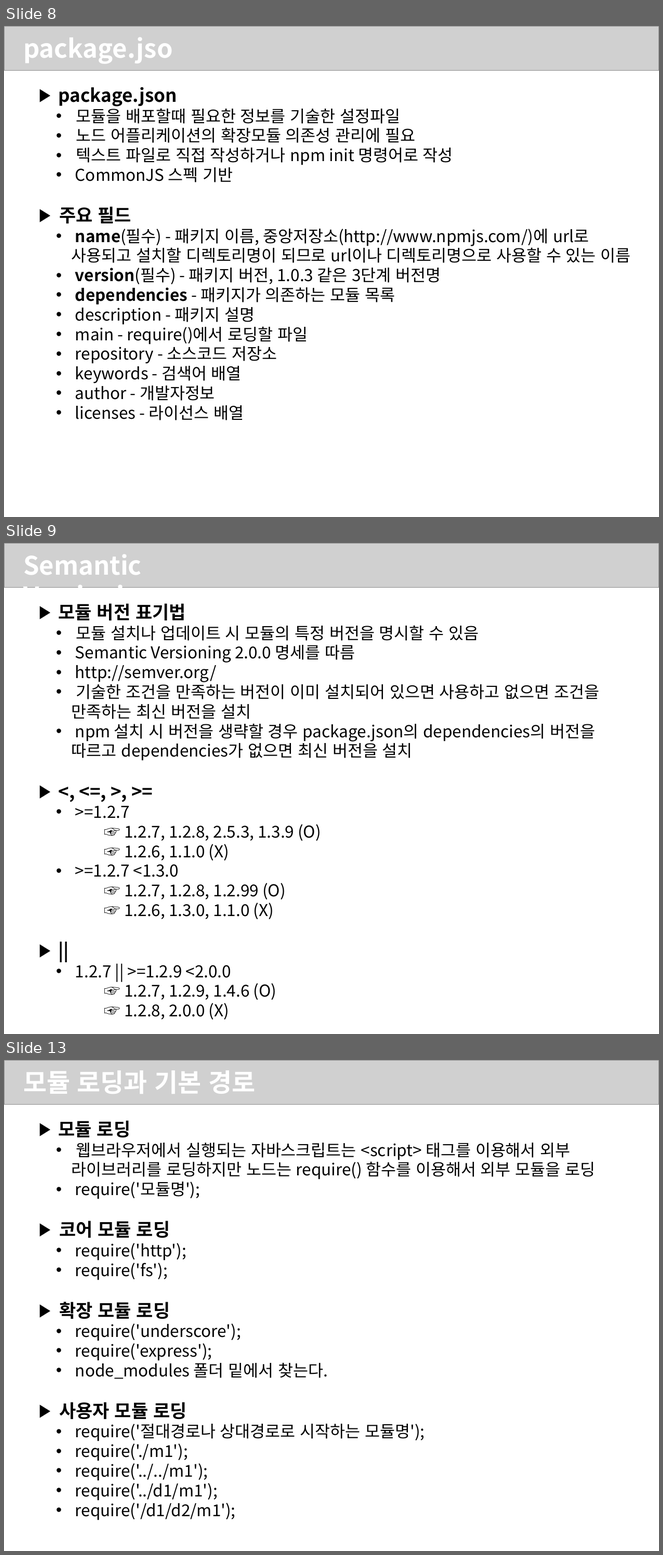
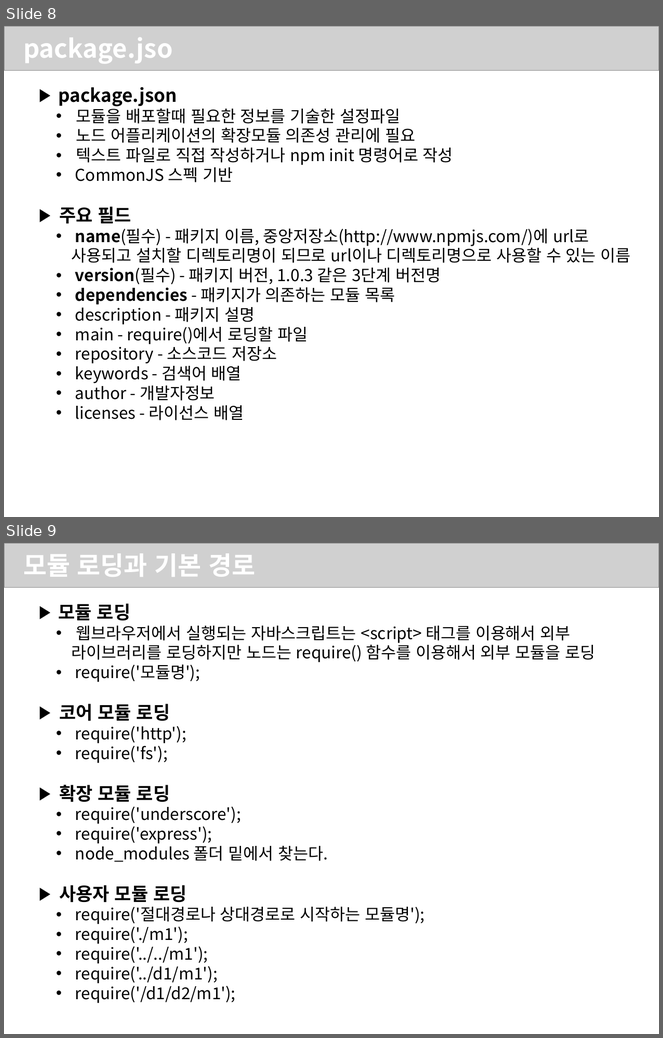
Before and after one commit to uzoolove/nodejs202108, a slide deck: ppt/02.모듈과 전역개체.pptx. Shown one above the other, each under a label of ours: slides 8, 9 and 13 before the commit, slides 8 and 9 after it; the slides between them are not shown. The pictures are 663x1555 and 663x1038 pixels, drawn with LibreOffice and Linux fonts; fonts in the diff are those of the drawing; grey boxes stand for pictures. Boxes give left, top, right and bottom in pixels: in the first picture for what was removed or moved away, otherwise in the second. Text is boxed around its words. In the diff, an @@ line names an element or a change of style, - is before the commit and + after.

```diff
--- a/ppt/02.모듈과 전역개체.pptx
+++ b/ppt/02.모듈과 전역개체.pptx
@@ slide 9 removed at (4,543,659,1034), background #FFFFFF @@
@@ picture removed at (4,543,659,588) @@
@@ text removed at (23,554,156,612) @@
-Semantic Versioning
@@ text removed at (59,603,599,1020) @@
-▶ 모듈 버전 표기법
-  • 모듈 설치나 업데이트 시 모듈의 특정 버전을 명시할 수 있음
-  • Semantic Versioning 2.0.0 명세를 따름
-  • http://semver.org/
-  • 기술한 조건을 만족하는 버전이 이미 설치되어 있으면 사용하고 없으면 조건을 만족하는 최신 버전을 설치
-  • npm 설치 시 버전을 생략할 경우 package.json의 dependencies의 버전을 따르고 dependencies가 없으면 최신 버전을 설치
-▶ <, <=, >, >=
-  • >=1.2.7
-    ☞ 1.2.7, 1.2.8, 2.5.3, 1.3.9 (O)
-    ☞ 1.2.6, 1.1.0 (X)
-  • >=1.2.7 <1.3.0
-    ☞ 1.2.7, 1.2.8, 1.2.99 (O)
-    ☞ 1.2.6, 1.3.0, 1.1.0 (X)
-▶ ||
-  • 1.2.7 || >=1.2.9 <2.0.0
-    ☞ 1.2.7, 1.2.9, 1.4.6 (O)
-    ☞ 1.2.8, 2.0.0 (X)
@@ what was slide 13 is now slide 9 @@
```
Also in this commit, not shown: 3 other slides removed.
